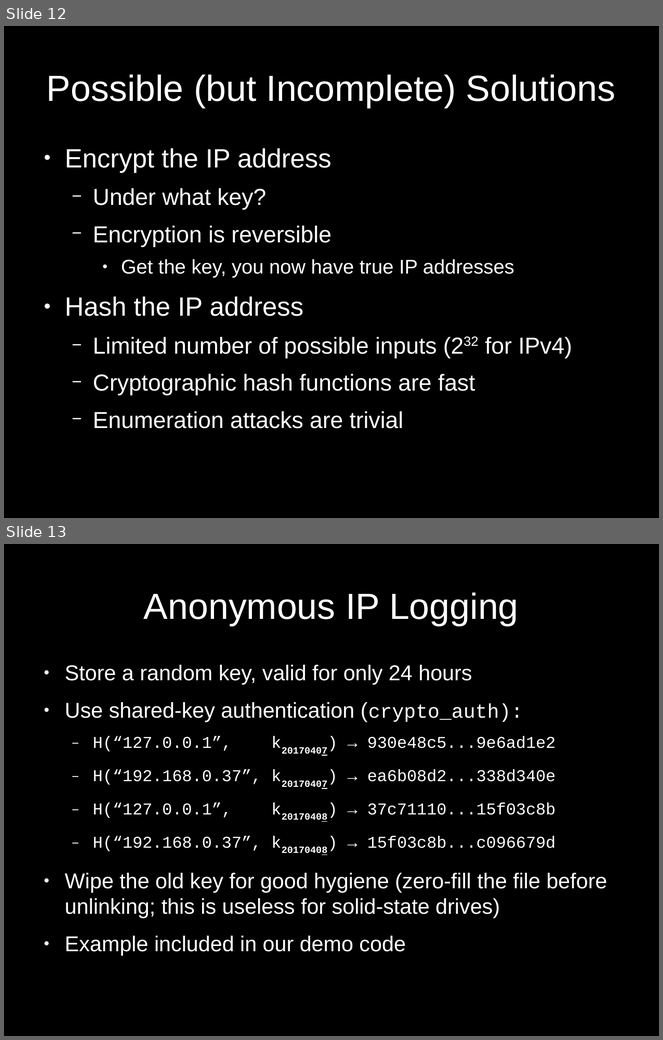
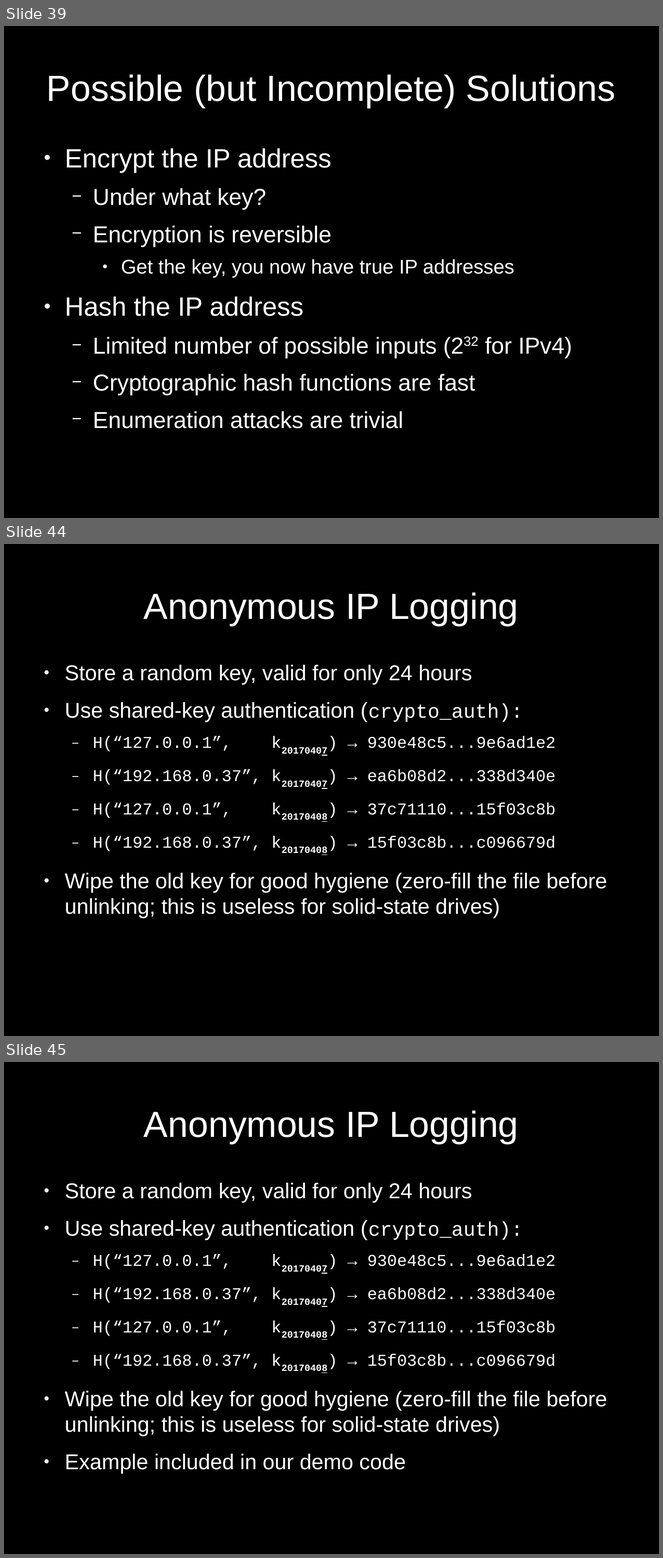
Before and after one commit to paragonie/bsidesorl-2017, a slide deck: talk/20170408-BsidesOrlando-ScottArciszewski.odp. Shown one above the other, each under a label of ours: slides 12 and 13 before the commit, slides 39, 44 and 45 after it; the slides between them are not shown. The pictures are 663x1040 and 663x1558 pixels, drawn with LibreOffice and Linux fonts; fonts in the diff are those of the drawing. Boxes give left, top, right and bottom in pixels: in the first picture for what was removed or moved away, otherwise in the second. Text is boxed around its words. In the diff, an @@ line names an element or a change of style, - is before the commit and + after.

```diff
--- a/talk/20170408-BsidesOrlando-ScottArciszewski.odp
+++ b/talk/20170408-BsidesOrlando-ScottArciszewski.odp
@@ slide 44 added at [4,544,659,1036], background #000000 @@
@@ title added at [144,592,519,626], 44 pt, text #FFFFFF @@
+Anonymous IP Logging
@@ text added at [65,665,607,918], 20 pt, text #FFFFFF @@
+● Store a random key, valid for only 24 hours
+● Use shared-key authentication (crypto_auth):
+  − H(“127.0.0.1”, k20170407) → 930e48c5...9e6ad1e2
+  − H(“192.168.0.37”, k20170407) → ea6b08d2...338d340e
+  − H(“127.0.0.1”, k20170408) → 37c71110...15f03c8b
+  − H(“192.168.0.37”, k20170408) → 15f03c8b...c096679d
+● Wipe the old key for good hygiene (zero-fill the file before unlinking; this is useless for solid-state drives)
@@ what was slide 12 is now slide 39 @@
@@ what was slide 13 is now slide 45 @@
```
Also in this commit, not shown: 6 slides changed, 93 other slides added, 1 slide removed, 1 other file.
